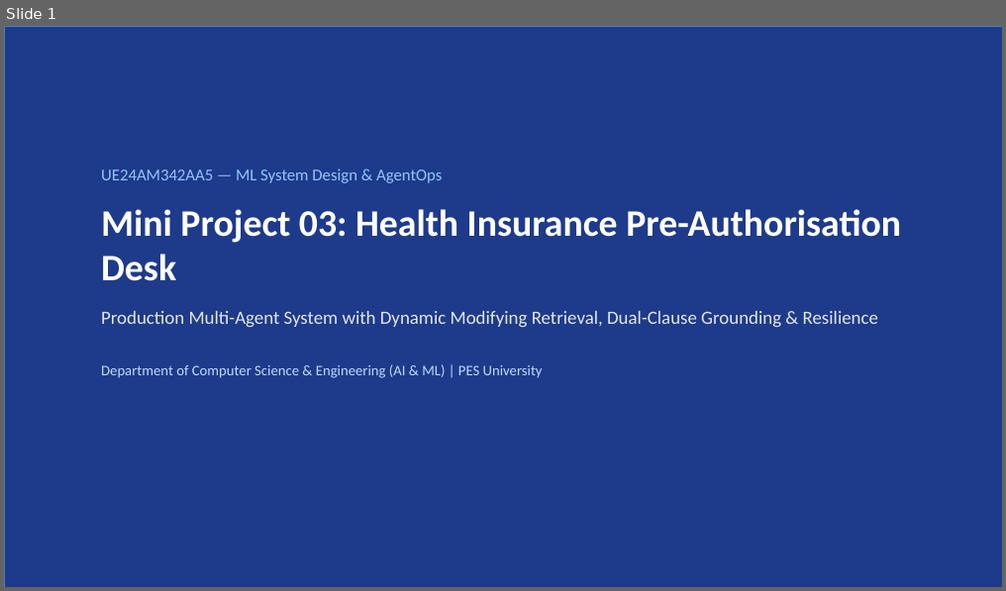
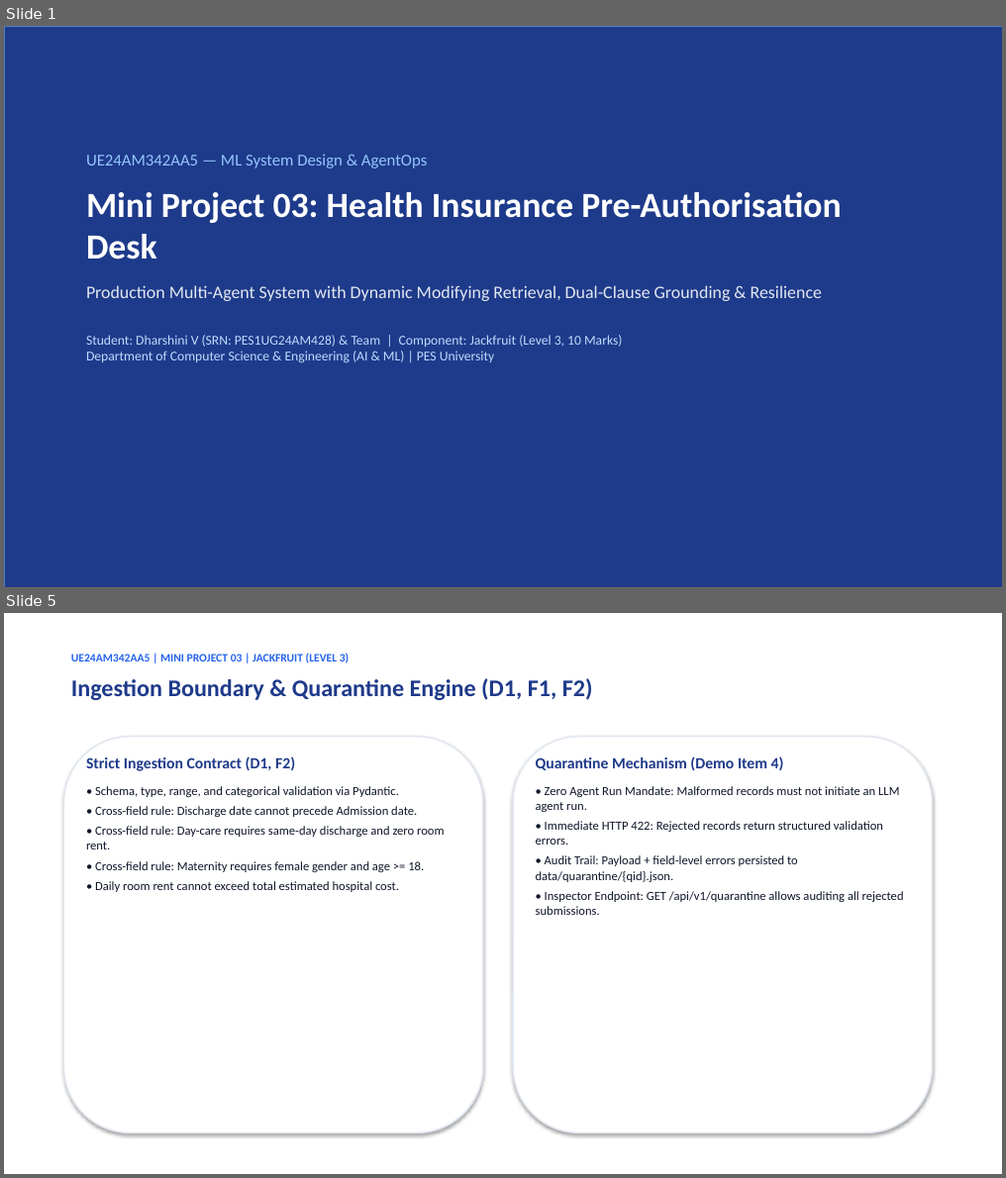
Before and after one commit to DharshiniPES/health-insurance-preauth-desk, a slide deck: PreAuthorisation_Desk_Presentation.pptx. Shown one above the other, each under a label of ours: slide 1 before the commit, slides 1 and 5 after it; the slides between them are not shown. The pictures are 1006x591 and 1006x1178 pixels, drawn with LibreOffice and Linux fonts; fonts in the diff are those of the drawing. Boxes give left, top, right and bottom in pixels: in the first picture for what was removed or moved away, otherwise in the second. Text is boxed around its words. In the diff, an @@ line names an element or a change of style, - is before the commit and + after.

```diff
--- a/PreAuthorisation_Desk_Presentation.pptx
+++ b/PreAuthorisation_Desk_Presentation.pptx
@@ slide 5 added at box(4, 613, 1002, 1174), background #FFFFFF @@
@@ text added at box(71, 653, 349, 663), 11 pt, text #2563EB, bold @@
+UE24AM342AA5 | MINI PROJECT 03 | JACKFRUIT (LEVEL 3)
@@ text added at box(71, 678, 593, 700), 23 pt, text #1E3A8A, bold @@
+Ingestion Boundary & Quarantine Engine (D1, F1, F2)
@@ rounded rectangle added at box(63, 737, 483, 1134), fill #FFFFFF, outline #E2E8F0 1.5 pt @@
@@ text added at box(86, 757, 445, 892), 12 pt, text #0F172A @@
+Strict Ingestion Contract (D1, F2)
+• Schema, type, range, and categorical validation via Pydantic.
+• Cross-field rule: Discharge date cannot precede Admission date.
+• Cross-field rule: Day-care requires same-day discharge and zero room rent.
+• Cross-field rule: Maternity requires female gender and age >= 18.
+• Daily room rent cannot exceed total estimated hospital cost.
@@ rounded rectangle added at box(513, 737, 933, 1134), fill #FFFFFF, outline #E2E8F0 1.5 pt @@
@@ text added at box(536, 757, 904, 915), 12 pt, text #0F172A @@
+Quarantine Mechanism (Demo Item 4)
+• Zero Agent Run Mandate: Malformed records must not initiate an LLM agent run.
+• Immediate HTTP 422: Rejected records return structured validation errors.
+• Audit Trail: Payload + field-level errors persisted to data/quarantine/{qid}.json.
+• Inspector Endpoint: GET /api/v1/quarantine allows auditing all rejected submissions.
@@ slide 1 changed as well @@
@@ text "UE24AM342AA5 — ML System Design ...": place and size @@
-text "UE24AM342AA5 — ML System Design ..." at box(101, 169, 901, 378)
+text "UE24AM342AA5 — ML System Design ..." at box(86, 154, 841, 364)
@@ text at box(86, 154, 841, 301): size 36 to 34 pt in "Mini Project 03: Health Insurance Pre-Authorisation Desk"; size 18 to 17 pt in "Production Multi-Agent System with Dynamic Modifying Retriev ..."; less space between paragraphs @@
@@ text at box(86, 335, 622, 364): text changed; size 14 to 13 pt @@
-Department of Computer Science & Engineering (AI & ML) | PES University
+Student: Dharshini V (SRN: PES1UG24AM428) & Team | Component: Jackfruit (Level 3, 10 Marks)
+Department of Computer Science & Engineering (AI & ML) | PES University
```
Also in this commit, not shown: 4 other slides changed, 6 other slides added, 5 slides removed, 5 other files.
